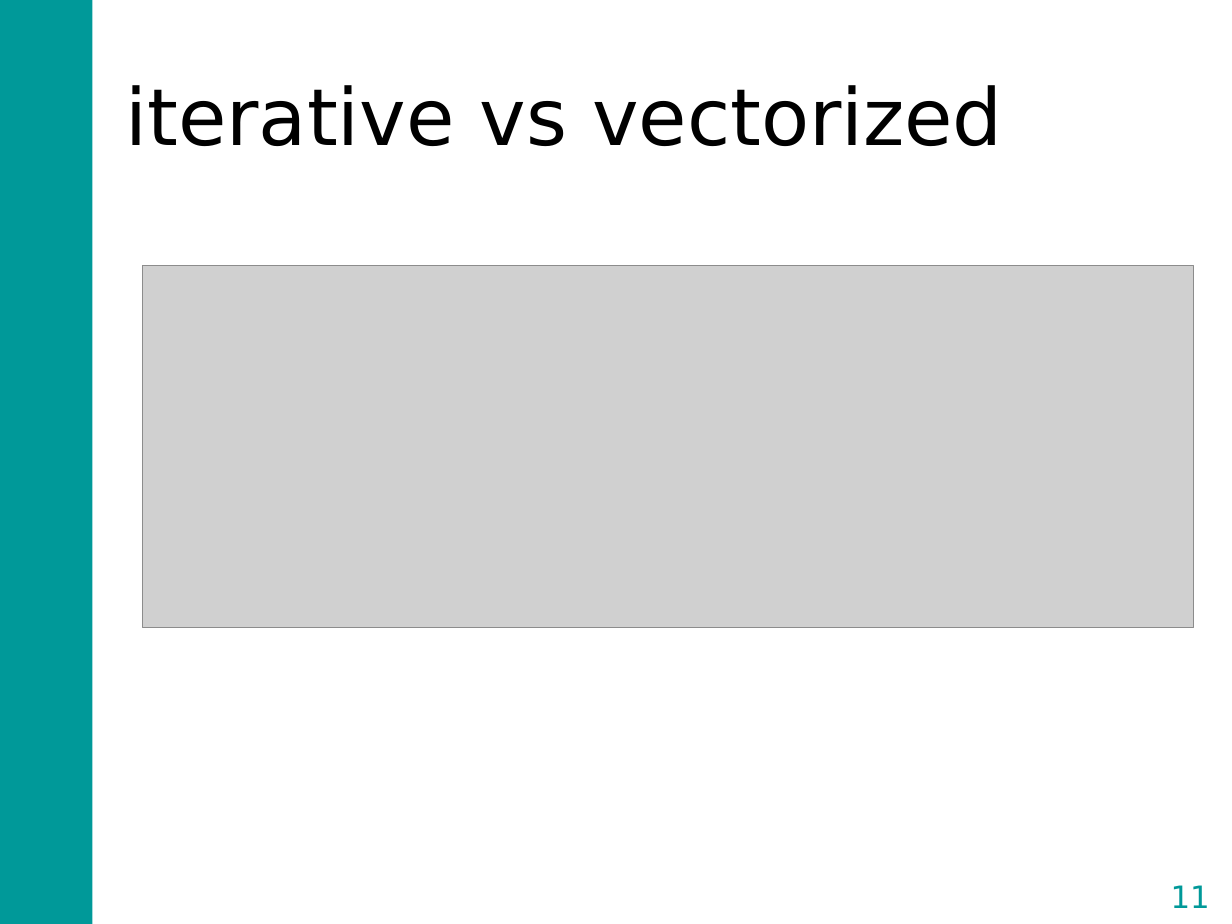
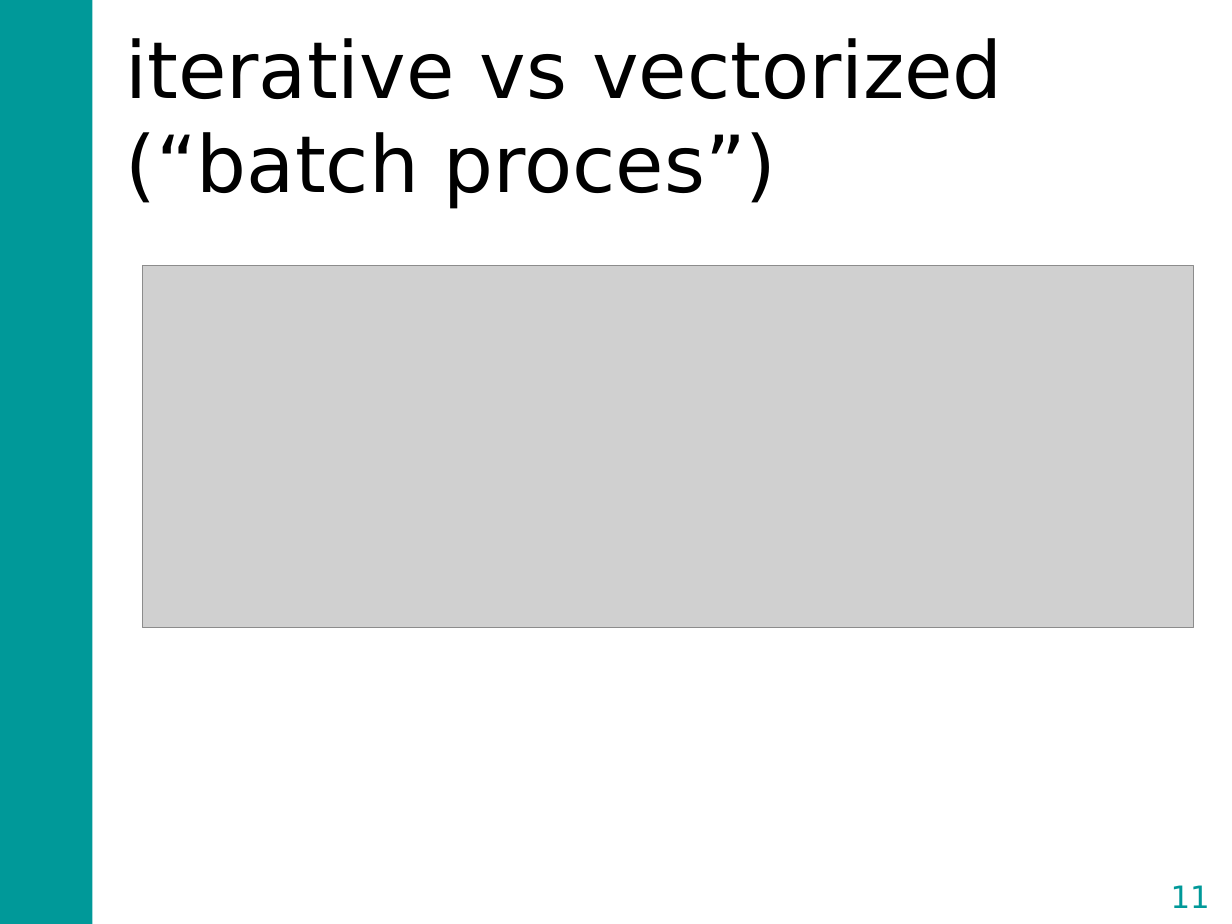
Before and after one commit to DARTH-git/Course-Modularization, a slide deck: slide 11 of Microsimulation/Slides/Microsimulation.pptx. Drawn at 1232x924 pixels with LibreOffice and Linux fonts; fonts in the diff are those of the drawing; grey boxes stand for pictures. Boxes give left, top, right and bottom in pixels: in the first picture for what was removed or moved away, otherwise in the second. Text is boxed around its words. In the diff, an @@ line names an element or a change of style, - is before the commit and + after.

```diff
--- a/Microsimulation/Slides/Microsimulation.pptx
+++ b/Microsimulation/Slides/Microsimulation.pptx
@@ title at (126, 38, 1003, 209): text changed @@
-iterative vs vectorized
+iterative vs vectorized (“batch proces”)
```
Also in this commit, not shown: 2 other slides changed, 15 other files.
